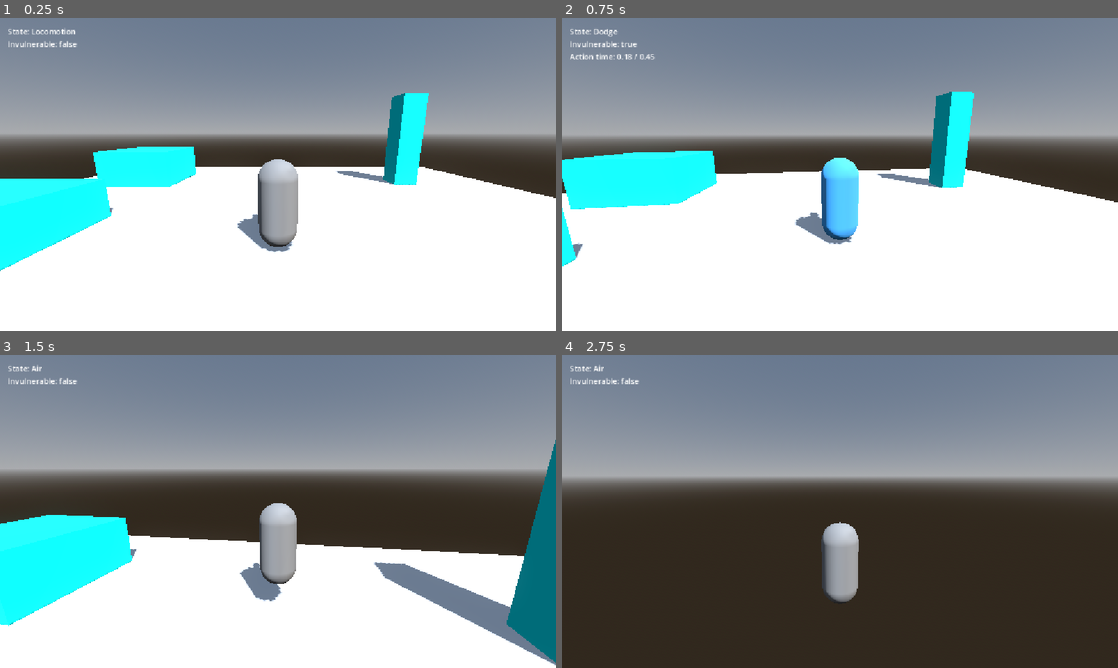
Above: before the commit, frames 1-4 (two rows, left to right).
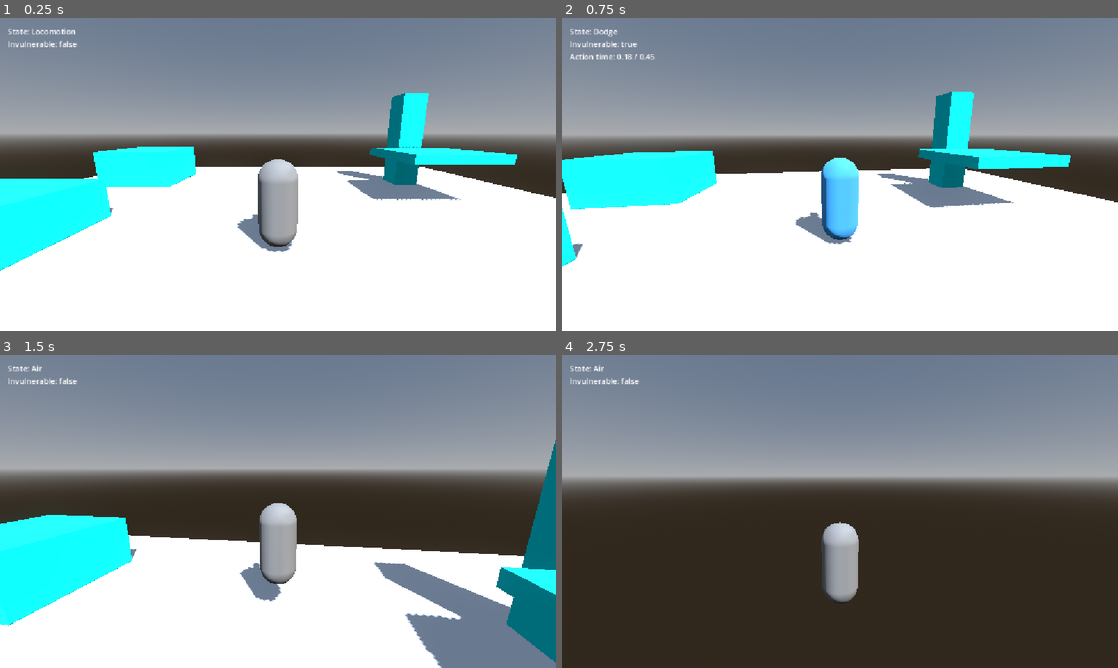
Above: after the commit, the same moments.

Repository: allanbil214/sekiro-like
Game: Godot game, scene res://scenes/arena/test_arena.tscn
The game is run twice, just before and just after one commit, with the same random seed, the same clock (stepped at 60 frames per second) and the same inputs.
Inputs (mouse positions are in pixels of both pictures, inside the frame that each line leads up to):
- Up to frame 1 (0.25 s): no input
- Up to frame 2 (0.75 s): tap Enter at 0.5 s; move the mouse to (867, 174) at 0.52 s; hold W (move_forward) from 0.53 s (still down); hold Shift (dodge) from 0.53 s (still down)
- Up to frame 3 (1.5 s): keep holding W (move_forward); tap Space (jump) at 0.77, 1.07 s; tap Ctrl (crouch, bound only after the commit) at 0.8, 1.35 s; move the mouse to (250, 511) at 1.27 s; release Shift (dodge) at 1.28 s
- Up to frame 4 (2.75 s): keep holding W (move_forward); tap Space (jump) at 1.52, 1.55, 1.82, 2.1 s; move the mouse to (851, 505) at 2.02 s; hold Shift (dodge) from 2.03 s (still down)

The runs differ from the first frame. In frame 1, 2.0% of the frame differs, in the area x 62-93%, y 41-59%; in frame 2, 2.4%; in frame 3, 3.3%, in the area x 72-100%, y 67-100%; in frame 4, nothing differs.

Commit message:
feat: add crouch state and slide mech (step2b)

Diff:
--- a/actions/dodge.tres
+++ b/actions/dodge.tres
@@ -1,6 +1,6 @@
-[gd_resource type="Resource" script_class="ActionData" format=3]
+[gd_resource type="Resource" script_class="ActionData" format=3 uid="uid://cqfr8qmc44s6a"]
 
-[ext_resource type="Script" path="res://resources/action_data.gd" id="1_actiondata"]
+[ext_resource type="Script" uid="uid://c617n825cptkd" path="res://resources/action_data.gd" id="1_actiondata"]
 
 [resource]
 script = ExtResource("1_actiondata")
--- /dev/null
+++ b/actions/slide.tres
@@ -0,0 +1,14 @@
+[gd_resource type="Resource" script_class="ActionData" format=3]
+
+[ext_resource type="Script" path="res://resources/action_data.gd" id="1_actiondata"]
+
+[resource]
+script = ExtResource("1_actiondata")
+kind = 10
+animation = &"slide"
+duration = 0.6
+locked_until = 0.35
+iframes = Vector2(0.05, 0.28)
+move_speed = 18.0
+move_window = Vector2(0, 0.45)
+move_end_factor = 0.3
--- a/project.godot
+++ b/project.godot
@@ -102,6 +102,18 @@
 , Object(InputEventJoypadButton,"resource_local_to_scene":false,"resource_name":"","device":-1,"button_index":8,"pressure":0.0,"pressed":false,"script":null)
 ]
 }
+crouch={
+"deadzone": 0.2,
+"events": [Object(InputEventKey,"resource_local_to_scene":false,"resource_name":"","device":-1,"window_id":0,"alt_pressed":false,"shift_pressed":false,"ctrl_pressed":false,"meta_pressed":false,"pressed":false,"keycode":0,"physical_keycode":4194326,"key_label":0,"unicode":0,"location":0,"echo":false,"script":null)
+, Object(InputEventJoypadButton,"resource_local_to_scene":false,"resource_name":"","device":-1,"button_index":7,"pressure":0.0,"pressed":false,"script":null)
+]
+}
+interact={
+"deadzone": 0.2,
+"events": [Object(InputEventKey,"resource_local_to_scene":false,"resource_name":"","device":-1,"window_id":0,"alt_pressed":false,"shift_pressed":false,"ctrl_pressed":false,"meta_pressed":false,"pressed":false,"keycode":0,"physical_keycode":69,"key_label":0,"unicode":101,"location":0,"echo":false,"script":null)
+, Object(InputEventJoypadButton,"resource_local_to_scene":false,"resource_name":"","device":-1,"button_index":3,"pressure":0.0,"pressed":false,"script":null)
+]
+}
 
 [physics]
 
--- a/scenes/arena/test_arena.tscn
+++ b/scenes/arena/test_arena.tscn
@@ -72,3 +72,9 @@
 
 [node name="Player" parent="." unique_id=1991767212 instance=ExtResource("1_btlyn")]
 transform = Transform3D(1, 0, 0, 0, 1, 0, 0, 0, 1, 0, 0.25140253, 0)
+
+[node name="Gap" type="CSGBox3D" parent="." unique_id=187459232]
+transform = Transform3D(1, 0, 0, 0, 1, 0, 0, 0, 1, 5.5731297, 1.7642176, -3.6003382)
+use_collision = true
+size = Vector3(3, 0.32492676, 3)
+material = SubResource("StandardMaterial3D_lh4ft")
--- a/scenes/player/player.tscn
+++ b/scenes/player/player.tscn
@@ -6,9 +6,12 @@
 [ext_resource type="Script" uid="uid://bk7e1ftndsj83" path="res://scripts/player/states/locomotion_state.gd" id="4_h17s1"]
 [ext_resource type="Script" uid="uid://n7b80fl5racg" path="res://scripts/player/states/air_state.gd" id="5_je7p5"]
 [ext_resource type="Script" uid="uid://dbyobsb5bm262" path="res://scripts/player/states/dodge_state.gd" id="6_fm80t"]
-[ext_resource type="Resource" path="res://actions/dodge.tres" id="7_gx1jg"]
+[ext_resource type="Resource" uid="uid://cqfr8qmc44s6a" path="res://actions/dodge.tres" id="7_gx1jg"]
 [ext_resource type="Script" uid="uid://cc8d2yi3m60l5" path="res://scripts/player/states/dash_state.gd" id="8_ugbui"]
 [ext_resource type="Script" uid="uid://cnqtx575vtp13" path="res://scripts/ui/debug_overlay.gd" id="9_fcs02"]
+[ext_resource type="Script" uid="uid://684ms4r3mfy4" path="res://scripts/player/states/crouch_state.gd" id="9_h17s1"]
+[ext_resource type="Script" uid="uid://c5yglhlwll4uh" path="res://scripts/player/states/slide_state.gd" id="10_fm80t"]
+[ext_resource type="Resource" path="res://actions/slide.tres" id="11_gx1jg"]
 
 [sub_resource type="CapsuleShape3D" id="CapsuleShape3D_wynvb"]
 radius = 0.4
@@ -68,5 +71,12 @@
 [node name="Dash" type="Node" parent="StateMachine" unique_id=702889451]
 script = ExtResource("8_ugbui")
 
+[node name="Crouch" type="Node" parent="StateMachine" unique_id=639997182]
+script = ExtResource("9_h17s1")
+
+[node name="Slide" type="Node" parent="StateMachine" unique_id=496639155]
+script = ExtResource("10_fm80t")
+action = ExtResource("11_gx1jg")
+
 [node name="DebugOverlay" type="CanvasLayer" parent="." unique_id=1008711021]
 script = ExtResource("9_fcs02")
--- a/scripts/player/player.gd
+++ b/scripts/player/player.gd
@@ -15,6 +15,19 @@
 @export var gravity_multiplier: float = 2.0
 @export var coyote_time: float = 0.1
 
+@export_group("Crouch")
+## Placeholder speed while crouched (m/s).
+@export var crouch_speed: float = 2.0
+## How fast you slow down to crouch_speed when entering crouch faster than that (m/s^2).
+@export var crouch_decel: float = 12.0
+## Seconds the mesh takes to ease between standing and crouched height (collision is instant).
+@export var crouch_transition_time: float = 0.12
+## Capsule height while standing and crouched. Crouch shrinks from the top; feet stay planted.
+@export var stand_height: float = 1.8
+@export var crouch_height: float = 1.1
+## Off = press to toggle crouch. On = crouch only while the button is held.
+@export var crouch_is_hold: bool = false
+
 @export_group("Input")
 @export var input_buffer_time: float = 0.15
 
@@ -24,14 +37,26 @@
 var invulnerable: bool = false
 var coyote_timer: float = 0.0
 var input_buffer: InputBuffer
+var is_crouched: bool = false
+
+var _headroom_shape: CapsuleShape3D
+var _nose_drop: float = 0.4
+var _visual_tween: Tween
 
 @onready var visual: Node3D = $Visual
 @onready var camera_rig: Node3D = $CameraRig
 @onready var state_machine: StateMachine = $StateMachine
+@onready var _collision_shape: CollisionShape3D = $CollisionShape3D
+@onready var _body_mesh: MeshInstance3D = $Visual/Body
+@onready var _nose: MeshInstance3D = $Visual/Nose
 
 
 func _ready() -> void:
 	input_buffer = InputBuffer.new(input_buffer_time)
+	_nose_drop = stand_height - _nose.position.y
+	_headroom_shape = CapsuleShape3D.new()
+	_headroom_shape.radius = 0.38
+	_headroom_shape.height = stand_height - 0.07
 	state_machine.setup(self)
 	state_machine.start()
 
@@ -66,11 +91,14 @@
 	coyote_timer = 0.0
 
 
-func apply_horizontal_movement(delta: float, speed: float) -> void:
+## If overspeed_decel > 0 and there is input while faster than speed, slow down at that rate.
+func apply_horizontal_movement(delta: float, speed: float, overspeed_decel: float = -1.0) -> void:
 	var move_dir := get_move_input()
 	var target_vel := move_dir * speed
 	var horizontal := Vector3(velocity.x, 0.0, velocity.z)
 	var rate := acceleration if move_dir.length_squared() > 0.0 else deceleration
+	if overspeed_decel > 0.0 and move_dir.length_squared() > 0.0 and horizontal.length() > speed:
+		rate = overspeed_decel
 	horizontal = horizontal.move_toward(target_vel, rate * delta)
 	velocity.x = horizontal.x
 	velocity.z = horizontal.z
@@ -103,3 +131,37 @@
 ## Turn instantly (used when an action starts).
 func snap_facing(dir: Vector3) -> void:
 	visual.rotation.y = atan2(-dir.x, -dir.z)
+
+
+## Resize the body. The collision capsule changes instantly (sizes are set on the shape
+## resource, never by scaling the node); the mesh and nose ease over crouch_transition_time.
+## The bottom stays at the feet.
+func set_crouched(crouched: bool) -> void:
+	is_crouched = crouched
+	var height := crouch_height if crouched else stand_height
+	var shape := _collision_shape.shape as CapsuleShape3D
+	shape.height = height
+	_collision_shape.position.y = height * 0.5
+	var mesh := _body_mesh.mesh as CapsuleMesh
+	var nose_y := height - _nose_drop
+	if _visual_tween != null:
+		_visual_tween.kill()
+	if crouch_transition_time <= 0.0:
+		mesh.height = height
+		_body_mesh.position.y = height * 0.5
+		_nose.position.y = nose_y
+		return
+	_visual_tween = create_tween().set_parallel(true).set_trans(Tween.TRANS_QUAD).set_ease(Tween.EASE_OUT)
+	_visual_tween.tween_property(mesh, "height", height, crouch_transition_time)
+	_visual_tween.tween_property(_body_mesh, "position:y", height * 0.5, crouch_transition_time)
+	_visual_tween.tween_property(_nose, "position:y", nose_y, crouch_transition_time)
+
+
+## True if there is room above to stand up (checked with a standing-sized capsule).
+func can_stand() -> bool:
+	var params := PhysicsShapeQueryParameters3D.new()
+	params.shape = _headroom_shape
+	params.transform = Transform3D(Basis.IDENTITY, global_position + Vector3.UP * (0.07 + _headroom_shape.height * 0.5))
+	params.collision_mask = collision_mask
+	params.exclude = [get_rid()]
+	return get_world_3d().direct_space_state.intersect_shape(params, 1).is_empty()
--- /dev/null
+++ b/scripts/player/states/crouch_state.gd
@@ -0,0 +1,42 @@
+class_name CrouchState
+extends State
+## Crouched ground movement (slower, shorter body). Toggle by default, or hold if
+## Player.crouch_is_hold is on. Jump and dodge stand you up into the action, but
+## only when there is headroom; under a low ceiling those presses are ignored.
+
+
+func enter(_previous: StringName) -> void:
+	player.set_crouched(true)
+
+
+func exit(_next: StringName) -> void:
+	player.set_crouched(false)
+
+
+func physics_update(delta: float) -> void:
+	if not player.is_on_floor():
+		player.coyote_timer = player.coyote_time
+		machine.transition_to(&"Air")
+		return
+	var headroom := player.can_stand()
+	if player.input_buffer.has_pressed(&"jump"):
+		if headroom:
+			player.input_buffer.consume(&"jump")
+			player.start_jump()
+			machine.transition_to(&"Air")
+			return
+		player.input_buffer.clear(&"jump")
+	if player.input_buffer.has_pressed(&"dodge"):
+		if headroom:
+			player.input_buffer.consume(&"dodge")
+			machine.transition_to(&"Dodge")
+			return
+		player.input_buffer.clear(&"dodge")
+	if headroom:
+		var wants_stand := not Input.is_action_pressed("crouch") if player.crouch_is_hold \
+				else Input.is_action_just_pressed("crouch")
+		if wants_stand:
+			machine.transition_to(&"Locomotion")
+			return
+	player.apply_horizontal_movement(delta, player.crouch_speed, player.crouch_decel)
+	player.face_input(delta)
--- a/scripts/player/states/dash_state.gd
+++ b/scripts/player/states/dash_state.gd
@@ -1,7 +1,7 @@
 class_name DashState
 extends State
 ## Fast run while the dodge button stays held. Ends on release, no movement input,
-## leaving the ground, or jumping.
+## leaving the ground, or jumping. Pressing crouch starts a slide.
 
 
 func physics_update(delta: float) -> void:
@@ -14,6 +14,9 @@
 		machine.transition_to(&"Air")
 		return
 	var has_input := player.get_move_input().length_squared() > 0.01
+	if has_input and Input.is_action_just_pressed("crouch"):
+		machine.transition_to(&"Slide")
+		return
 	if not Input.is_action_pressed("dodge") or not has_input:
 		machine.transition_to(&"Locomotion")
 		return
--- a/scripts/player/states/locomotion_state.gd
+++ b/scripts/player/states/locomotion_state.gd
@@ -1,6 +1,6 @@
 class_name LocomotionState
 extends State
-## Normal ground movement. Starts jumps and dodges.
+## Normal ground movement. Starts jumps, dodges, and crouch.
 
 
 func physics_update(delta: float) -> void:
@@ -15,5 +15,8 @@
 	if player.input_buffer.consume(&"dodge"):
 		machine.transition_to(&"Dodge")
 		return
+	if Input.is_action_just_pressed("crouch"):
+		machine.transition_to(&"Crouch")
+		return
 	player.apply_horizontal_movement(delta, player.get_move_speed())
 	player.face_input(delta)
--- /dev/null
+++ b/scripts/player/states/slide_state.gd
@@ -0,0 +1,48 @@
+class_name SlideState
+extends ActionState
+## Slide: a low burst of movement with i-frames, started by pressing crouch while
+## dashing. Ends in Crouch. Jump and dodge cancel it after the locked window, but
+## only when there is headroom to stand up.
+
+
+func exit(next: StringName) -> void:
+	super.exit(next)
+	if next != &"Crouch":
+		player.set_crouched(false)
+
+
+func _on_action_enter(_previous: StringName) -> void:
+	player.set_crouched(true)
+	var dir := player.get_move_input()
+	if dir.length_squared() <= 0.01:
+		dir = player.get_facing_direction()
+	dir.y = 0.0
+	_move_dir = dir.normalized()
+	player.snap_facing(_move_dir)
+
+
+func _on_action_update(_delta: float) -> void:
+	if not player.is_on_floor():
+		player.coyote_timer = player.coyote_time
+		machine.transition_to(&"Air")
+		return
+	if not action.can_cancel(action_time):
+		return
+	var headroom := player.can_stand()
+	if player.input_buffer.has_pressed(&"jump"):
+		if headroom:
+			player.input_buffer.consume(&"jump")
+			player.start_jump()
+			machine.transition_to(&"Air")
+			return
+		player.input_buffer.clear(&"jump")
+	if player.input_buffer.has_pressed(&"dodge"):
+		if headroom:
+			player.input_buffer.consume(&"dodge")
+			machine.transition_to(&"Dodge")
+			return
+		player.input_buffer.clear(&"dodge")
+
+
+func _on_action_finished() -> void:
+	machine.transition_to(&"Crouch")
Not shown, added: scripts/player/states/crouch_state.gd.uid
Not shown, added: scripts/player/states/slide_state.gd.uid
Not shown, changed: docs/handoff.md
